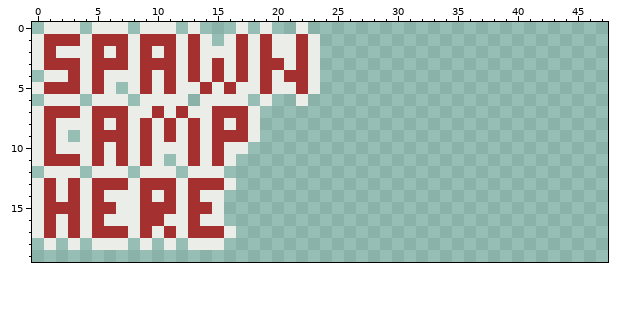
A pixel-art file gets an edit: sprites/placeholders.aseprite. This is how it looked before the edit.
48x48 pixels, 1 frame. Shown: x 0..47, y 0..19.
After the commit:
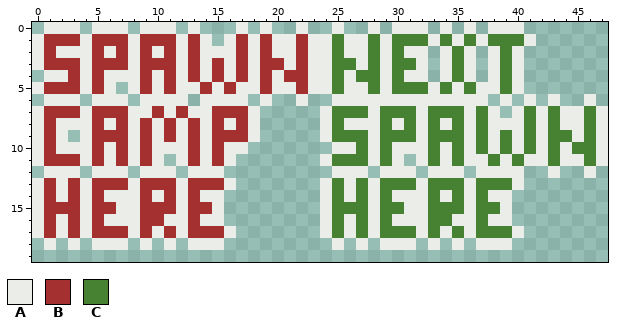
Palette (. is transparent): A #ebede9  B #a53030  C #468232
What changed:
y 0: x 25 . -> A; x 28 . -> A; x 30..32 ... -> AAA; x 34 . -> A; x 36 . -> A; x 38..40 ... -> AAA
y 1: x 24..41 .................. -> ACAACACCCACACACCCA
y 2: x 24..32 ......... -> ACAACACAA; x 34..36 ... -> ACA; x 38..40 ... -> ACA
y 3: x 24..32 ......... -> ACCACACCA; x 34..36 ... -> ACA; x 38..40 ... -> ACA
y 4: x 24..32 ......... -> ACACCACAA; x 34..36 ... -> ACA; x 38..40 ... -> ACA
y 5: x 24..40 ................. -> ACAACACCCACACAACA
y 6: x 25..37 ............. -> AAAAAAAAAAAAA; x 39 . -> A; x 41 . -> A; x 43 . -> A; x 46 . -> A
y 7: x 24..38 ............... -> ACCCACCCACCCACA; x 40..47 ........ -> ACACAACA
y 8: x 24..47 ........................ -> ACAAACACACACACAAACACAACA
y 9: x 24..47 ........................ -> ACCCACCCACCCACACACACCACA
y 10: x 25..47 ....................... -> AACACAAACACACACACACACCA
y 11: x 24..30 ....... -> ACCCACA; x 32..47 ................ -> ACACAACACAACAACA
y 12: x 25..27 ... -> AAA; x 29..31 ... -> AAA; x 33..35 ... -> AAA; x 37..40 .... -> AAAA; x 43 . -> A; x 46 . -> A
y 13: x 24..40 ................. -> ACACACCCACCCACCCA
y 14: x 24..39 ................ -> ACACACAAACACACAA
y 15: x 24..39 ................ -> ACCCACCAACCCACCA
y 16: x 24..39 ................ -> ACACACAAACCAACAA
y 17: x 24..40 ................. -> ACACACCCACACACCCA
y 18: x 25 . -> A; x 27 . -> A; x 29..31 ... -> AAA; x 33 . -> A; x 35 . -> A; x 37..39 ... -> AAA
Changed places in both pictures, as pixel boxes (x1, y1, x2, y2):
added: (320, 22, 608, 250)
